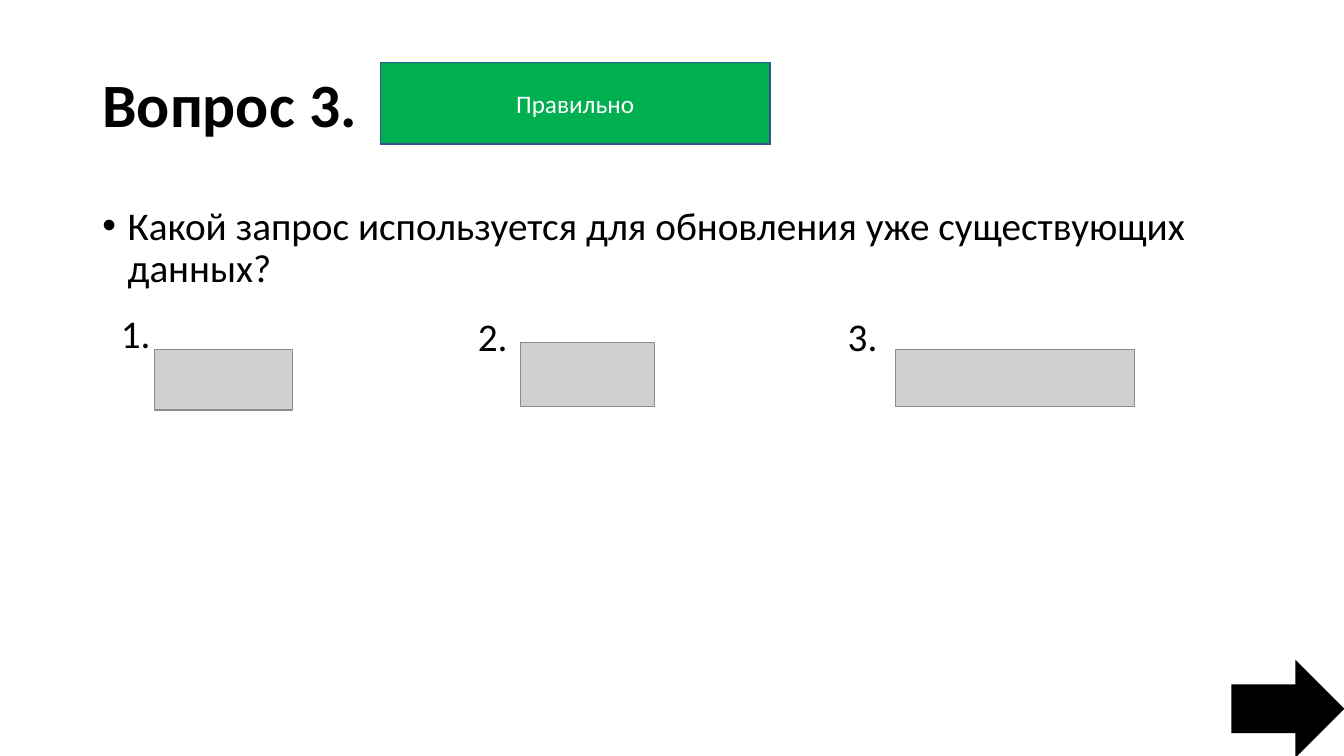
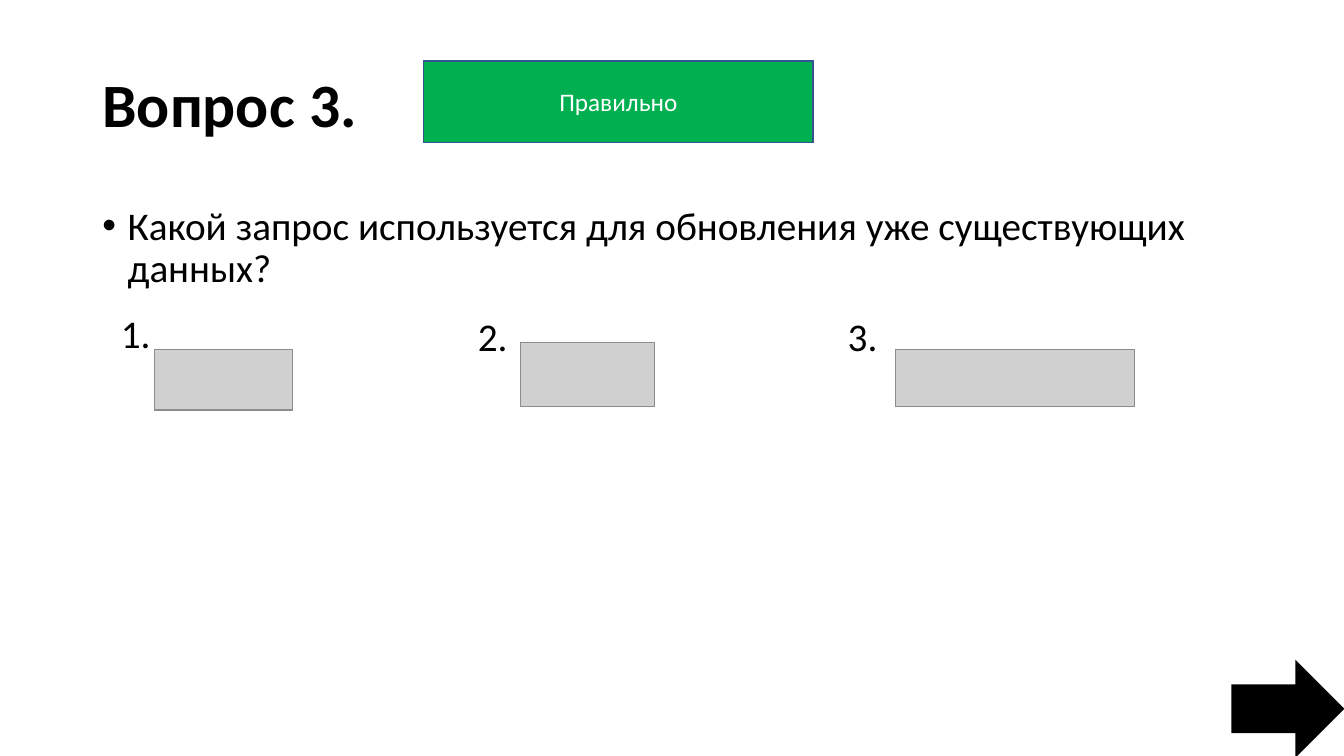
Before and after one commit to StepaN132/Game, a slide deck: slide 15 of Интерактивная игра.pptx. Drawn at 1344x756 pixels with LibreOffice and Linux fonts; fonts in the diff are those of the drawing; grey boxes stand for pictures. Boxes give left, top, right and bottom in pixels: in the first picture for what was removed or moved away, otherwise in the second. Text is boxed around its words. In the diff, an @@ line names an element or a change of style, - is before the commit and + after.

```diff
--- a/Интерактивная игра.pptx
+++ b/Интерактивная игра.pptx
@@ rectangle "Правильно": place and size @@
-rectangle "Правильно" at [380,63,770,144]
+rectangle "Правильно" at [423,62,814,143]
```
Also in this commit, not shown: 5 other slides changed, 7 slides added, 1 slide removed.
